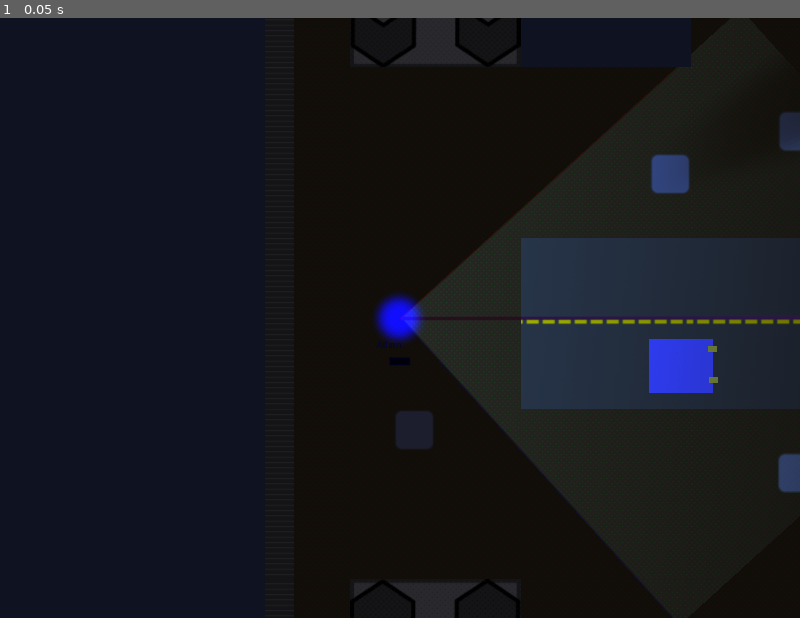
Above: before the commit, frame 1.
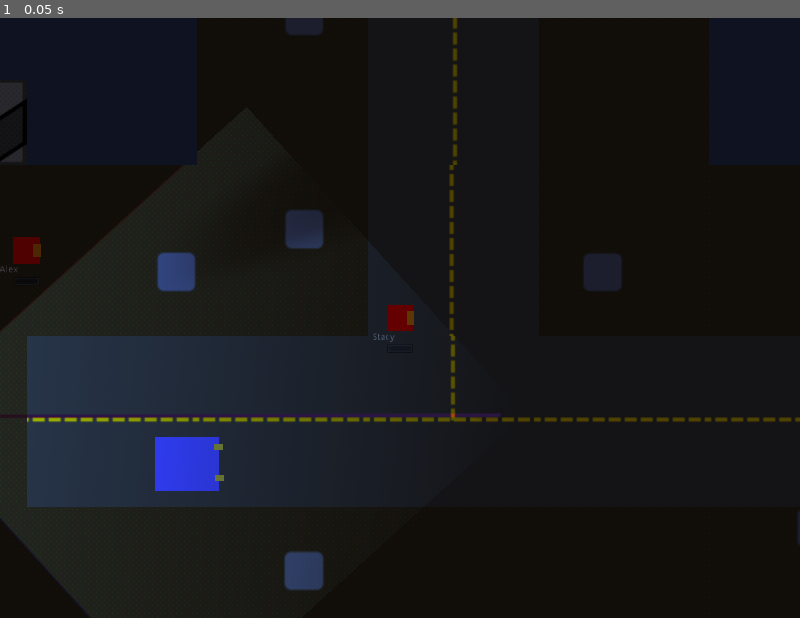
Above: after the commit, the same moment.

Repository: FugitiveTheGame/Fugitive
Game: Godot game, scene res://maps/map_00/Map_00_dev.tscn
Same seed, same stepped clock (60 frames per second), same inputs: the game is played once before the commit and once after it. This scene is started directly instead of the project's main scene.
Inputs:
- Up to frame 1 (0.05 s): no input

The runs differ from the first frame. In frame 1, 25% of the frame differs, in the area x 0-100%, y 0-100%.
Error before the commit: Assertion failed. (res://maps/map_00/Map_00_dev.gd:12)
Error after the commit: Assertion failed. (res://maps/map_00/Map_00_dev.gd:23)

Commit message:
Hider front is clearer
- map00 dev now has a bool to swap playing as hider or seeker

Diff:
--- a/actors/hider/Hider.tscn
+++ b/actors/hider/Hider.tscn
@@ -28,6 +28,13 @@
 "_edit_use_anchors_": false
 }
 
+[node name="ColorRect" type="ColorRect" parent="ColorRect"]
+margin_left = 30.0
+margin_top = 10.0
+margin_right = 41.0
+margin_bottom = 30.0
+color = Color( 0.941176, 0.490196, 0.054902, 1 )
+
 [node name="Camera" type="Camera2D" parent="."]
 zoom = Vector2( 1.5, 1.5 )
 
--- a/maps/map_00/Map_00_dev.gd
+++ b/maps/map_00/Map_00_dev.gd
@@ -1,11 +1,22 @@
 extends "res://maps/map_00/Map_00.gd"
 
 func _ready():
-	$players/Seeker00.set_current_player()
-	$players/Seeker00.set_network_master(1)
-	Network.selfData.type = Network.PlayerType.Seeker
+	# Change this to false to play as a Hider
+	var be_seeker := false
 
-	$players/Hider00.set_network_master(2)
+	if be_seeker:
+		$players/Seeker00.set_current_player()
+		$players/Seeker00.set_network_master(1)
+		Network.selfData.type = Network.PlayerType.Seeker
+
+		$players/Hider00.set_network_master(2)
+	else:
+		$players/Seeker00.set_network_master(2)
+
+		$players/Hider00.set_current_player()
+		$players/Hider00.set_network_master(1)
+		Network.selfData.type = Network.PlayerType.Hider
+
 	$players/Hider01.set_network_master(2)
 
 	var peer = NetworkedMultiplayerENet.new()
